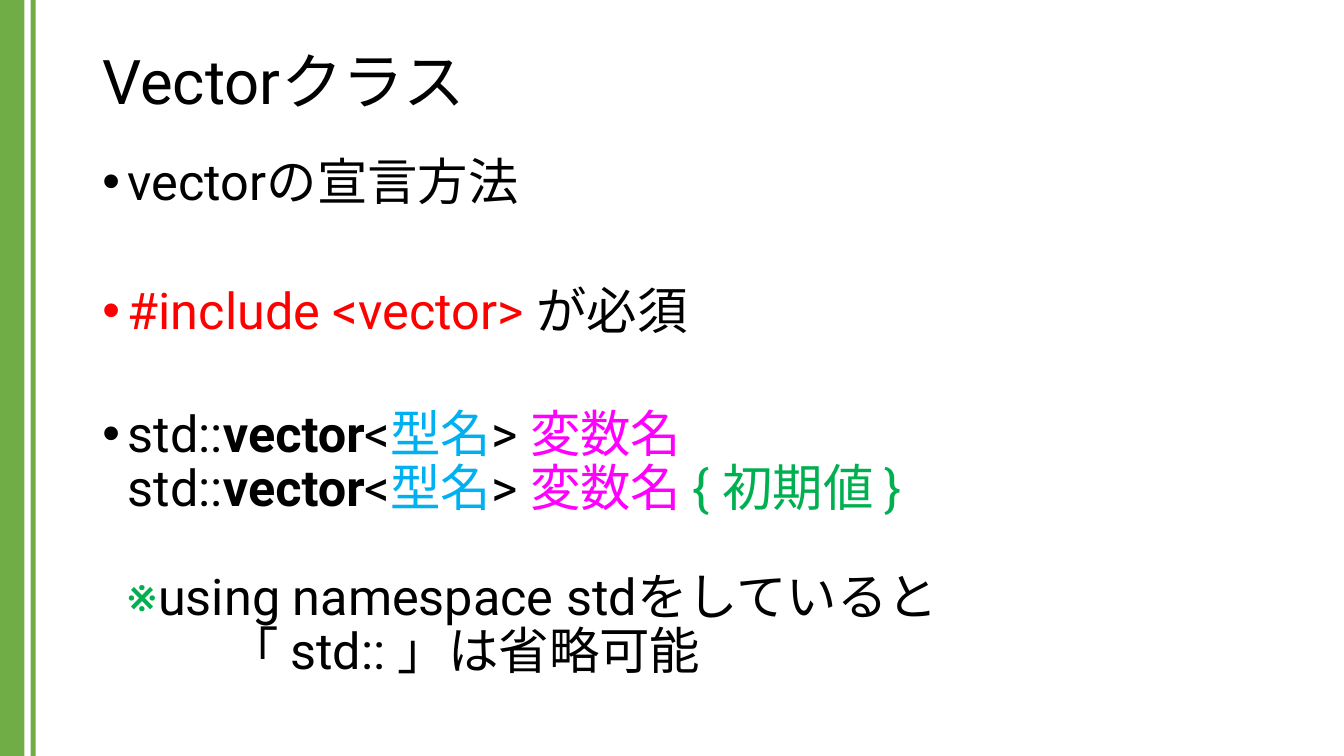
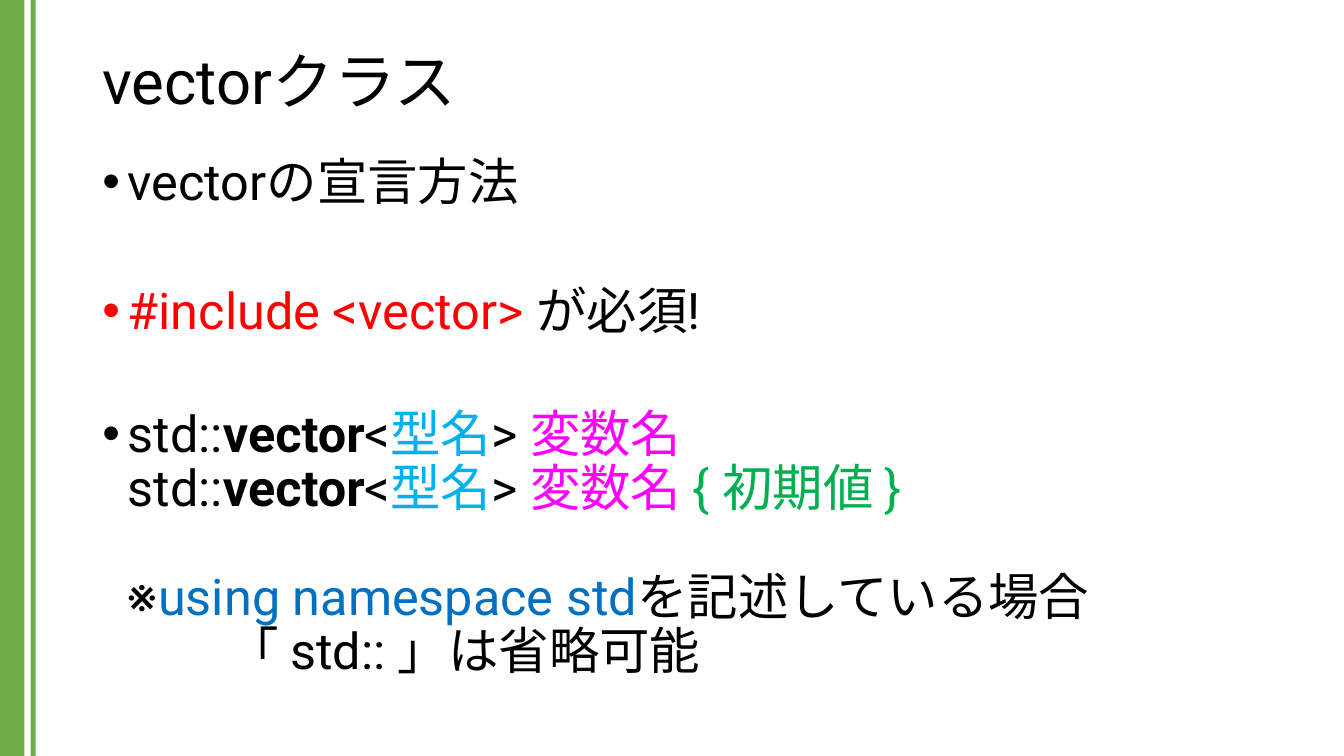
Before and after one commit to kic-murata/cpp2024, a slide deck: slide 11 of 授業資料/講義資料：Vectorクラス.pptx (slide 9 before the commit). Drawn at 1344x756 pixels with LibreOffice and Linux fonts; fonts in the diff are those of the drawing. Boxes give left, top, right and bottom in pixels: in the first picture for what was removed or moved away, otherwise in the second. Text is boxed around its words. In the diff, an @@ line names an element or a change of style, - is before the commit and + after.

```diff
--- a/授業資料/講義資料：Vectorクラス.pptx
+++ b/授業資料/講義資料：Vectorクラス.pptx
@@ title at [102, 54, 456, 107]: text changed @@
-Vectorクラス
+vectorクラス
@@ text at [128, 286, 1089, 674]: text changed @@
-• #include <vector> が必須
-• std::vector<型名> 変数名
-  std::vector<型名> 変数名 { 初期値 }
-  ※using namespace stdをしていると
-  「 std:: 」は省略可能
+• #include <vector> が必須!
+• std::vector<型名> 変数名
+  std::vector<型名> 変数名 { 初期値 }
+  ※using namespace stdを記述している場合
+  「 std:: 」は省略可能
```
Also in this commit, not shown: 9 other slides changed, 12 slides added, 1 other file.
